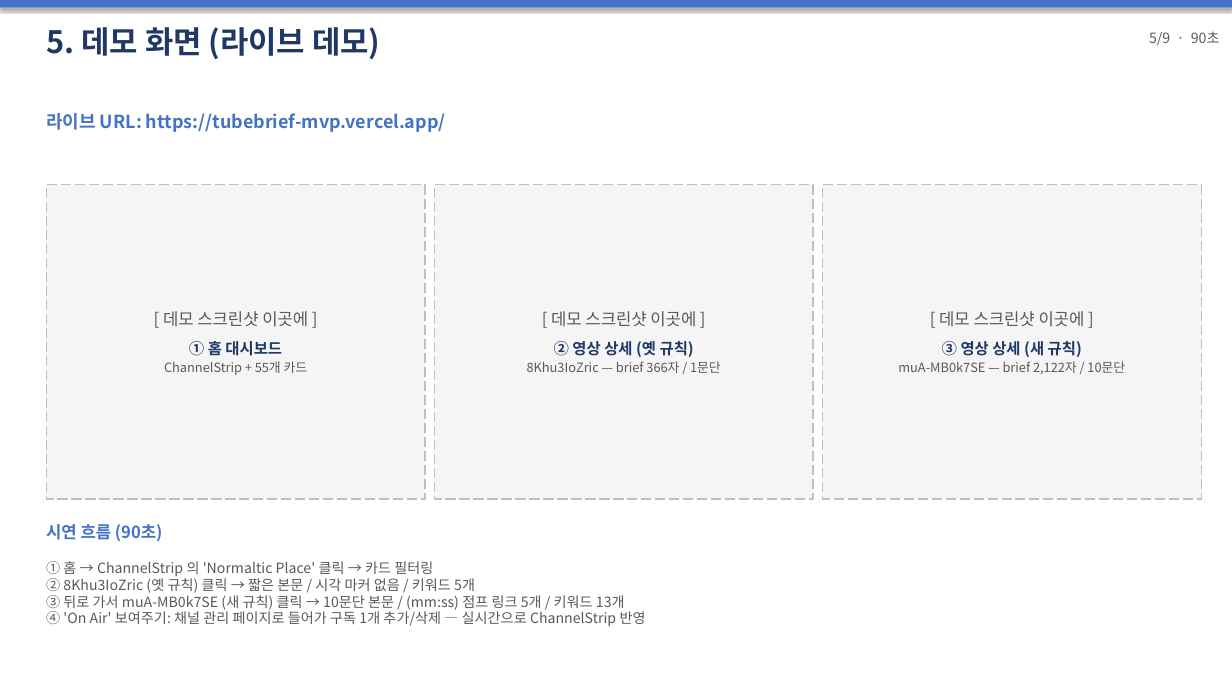
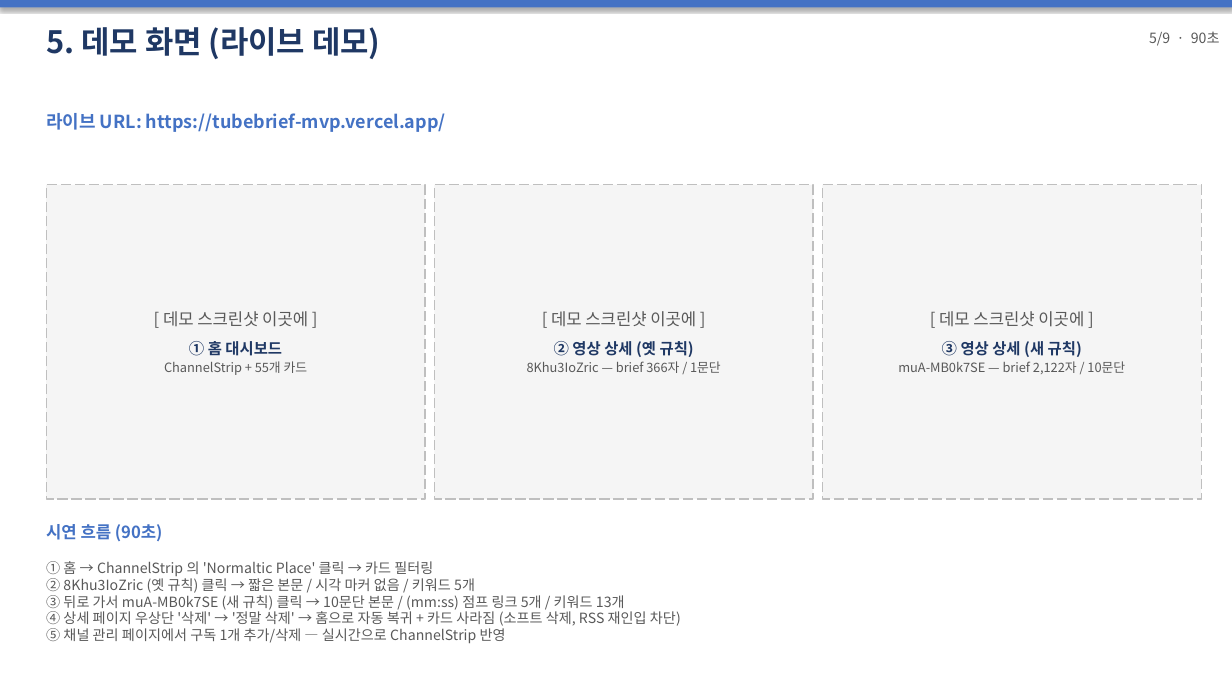
Before and after one commit to leeyongjoo9-rgb/tubebrief_mvp, a slide deck: slide 5 of 이용주-기말발표자료.pptx. Drawn at 1232x693 pixels with LibreOffice and Linux fonts; fonts in the diff are those of the drawing. Boxes give left, top, right and bottom in pixels: in the first picture for what was removed or moved away, otherwise in the second. Text is boxed around its words. In the diff, an @@ line names an element or a change of style, - is before the commit and + after.

Commit message:
docs: 발표자료 PPTX 재빌드 — 슬라이드 5 시연 흐름에 삭제 단계 추가

```diff
--- a/이용주-기말발표자료.pptx
+++ b/이용주-기말발표자료.pptx
@@ text at bbox=[46, 611, 681, 643]: text changed @@
-④ 'On Air' 보여주기: 채널 관리 페이지로 들어가 구독 1개 추가/삭제 — 실시간으로 ChannelStrip 반영
+④ 상세 페이지 우상단 '삭제' → '정말 삭제' → 홈으로 자동 복귀 + 카드 사라짐 (소프트 삭제, RSS 재인입 차단)
+⑤ 채널 관리 페이지에서 구독 1개 추가/삭제 — 실시간으로 ChannelStrip 반영
```
